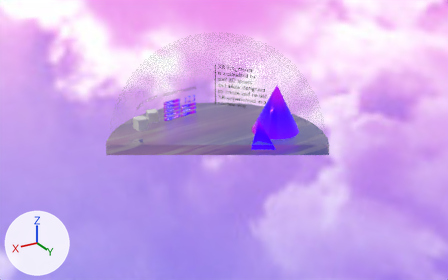
What one commit did to the glTF model example/assets/query.gltf.
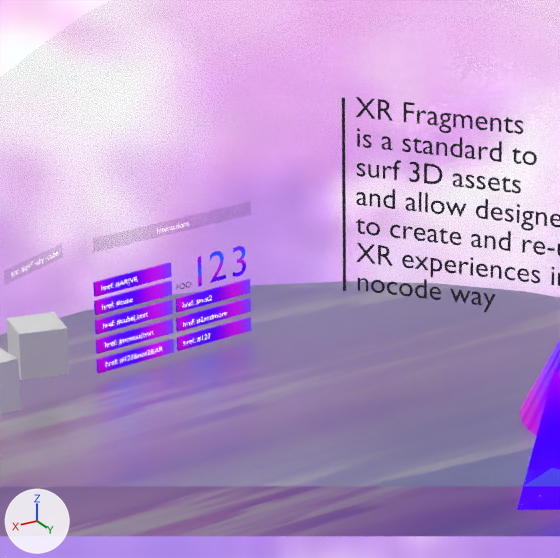
Old and new are each drawn whole from a 50 mm lens placed at (26.79, 47.48, 22.86), pointed at (-0.31, 2.3, 0.27) and again close up on the part from 32% to 58% of the width and 16% to 57% of the height. Lighting does not change. The marker at lower left points along +X, +Y and +Z. Everything nearer to the camera than a plane just in front of the edit is cut away. Where no turn or scale is listed for an object, it has been applied to the vertices. Vertices at the same position are counted once.

In view in the first close-up: 'Text.001', 'button', 'button.005', 'button.007', 'cube.001', 'cube.002', 'floor', 'floorstone', 'glassdome', 'primitives', 'sky', 'title_bg.003'.
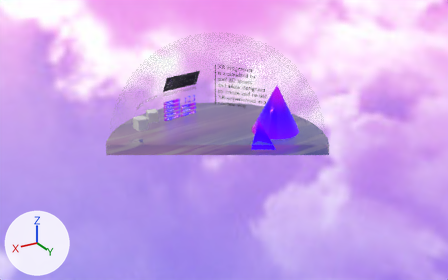
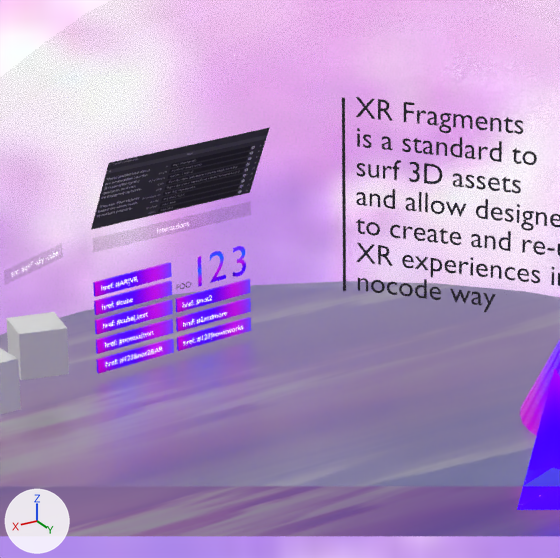
Commit message: added info screen

Changed parts and their boxes (x1, y1, x2, y2) in the close-ups (560 x 558 px):
'howitworks', added
    after: (91, 127, 270, 230)
'Text.012', reshaped (122% wider, 67% taller)
    before: (184, 333, 210, 344)
    after: (184, 325, 243, 344)
part 1 of me_text_013, added
    after: (211, 325, 243, 340)

Edits to the bpy script that builds the scene:
```text
Add img_howitworks:
    img_howitworks = load_image('howitworks', '_unpacked/howitworks', 589, 292, 'sRGB')
Add mat_howitworks:
    mat_howitworks = principled_material('howitworks')
    mat_howitworks.texture = img_howitworks
    mat_howitworks.roughness = 1.0
Change me_text_013:
    used by ob_text_012; location = (0.04, -5.37, 0.22)
    remove me_text_013.from_pydata(...)  # 639 vertices, 623 faces; spans x -0.686..-0.01, y -0.098..-0.001, z -0.014..0.116
    add me_text_013.from_pydata(...)  # 1227 vertices, 1189 faces; spans x -1.54..-0.01, y -0.22..-0.001, z -0.039..0.116
    me_text_013 part 1: 428 vertices added at x -1.54..-0.713, y -0.22..-0.102, z -0.039..0.114
Add me_plane_019:
    me_plane_019.from_pydata(...)  # 4 vertices, 2 faces; spans x -2.14..1.85, y -0.55..0.67, z -0.77..0.83
    me_plane_019.materials.append(mat_howitworks)  # picture img_howitworks
Add ob_howitworks:
    ob_howitworks = bpy.data.objects.new('howitworks', me_plane_019)
    ob_howitworks.location = (0.3, -5.08, 3.97)
```
